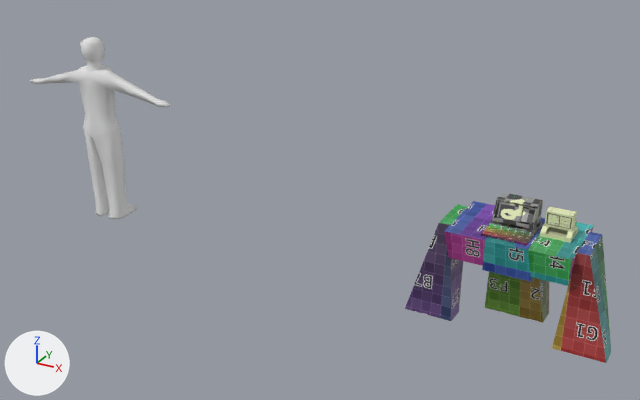
Renders of the Blender file Assets/3D_models/Props/desk_brutalist.blend from each side of a commit.
Both versions are drawn from a 50 mm lens placed at (2.33, -8.83, 5.36), pointed at (-2.55, 0.03, 0.93). The lights are fixed; the arrows at lower left show +X, +Y and +Z.
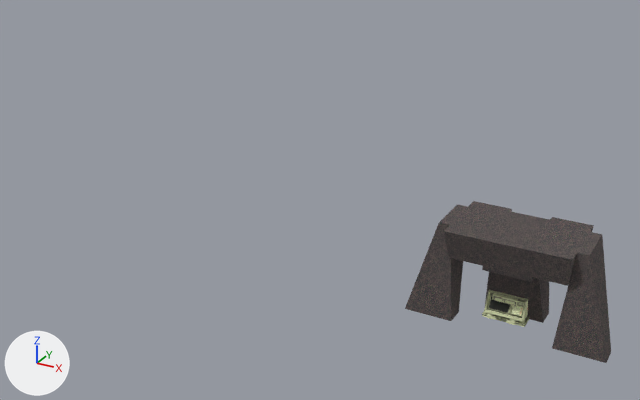
Location of each change, (x1, y1, x2, y2) in pixels of the pictures (640 x 400 px):
'Cube', recoloured, surface changed: (405, 201, 611, 363) in both
'Cylinder', deleted: before (30, 37, 171, 219)
'Cube.001', surface changed, moved: before (490, 192, 543, 235); after (482, 290, 529, 327)
'Cube.004', moved: before (540, 207, 578, 243); after (487, 293, 518, 325)
'Cube.003', moved: before (481, 223, 534, 246); after (482, 314, 525, 326)

What the commit changed:
Picture 'asphalt5_tex.png' (img_asphalt5_tex_png) is new.
Picture 'Monitor' (img_monitor) is new.
Material 'Material.001' (mat_material_001) changes its picture from img_untitled_002 to img_monitor.
In material 'Material.001' (mat_material_001), roughness goes from 0.5 to 1.0.
Material 'Material.003' (mat_material_003) is new.
Its texture is img_asphalt5_tex_png.
Its metallic is 0.118.
Its roughness is 1.0.
me_cube_001 has 48 vertices, 38 faces and spans x -1.16..1.16, y -0.53..0.4, z 0.0..1.16.
me_cube_001 is used by ob_cube; location (0.0, 0.0, 0.0).
me_cube_001 no longer uses material mat_testing_mat (picture img_untitled).
me_cube_001 part 1: texture (UV) coordinates of 38 of 38 faces, centred in x -1.0..1.0, y -0.48..0.35, z 0.0..1.16, changed; they spanned u 0.0..1.0, v 0.0..0.98 and now span u -6.22..7.22, v -6.09..7.06.
me_cube_001 now uses material mat_material_003 (picture img_asphalt5_tex_png).
me_cube_002 has 255 vertices, 249 faces and spans x -0.308..0.192, y -0.153..0.146, z -0.251..0.044.
me_cube_002 is used by ob_cube_001; location (0.0, 0.0, 1.411).
me_cube_002 part 2: the whole mesh is moved by (-0.003, 0.0, 0.251).
me_cube_004 has 56 vertices, 54 faces and spans x -0.308..0.192, y -0.252..0.02, z -0.252..-0.21.
me_cube_004 is used by ob_cube_003; parent ob_cube_001; location (0.0, -0.194, 1.411).
me_cube_004 part 3: the whole mesh is moved by (-0.003, 0.106, 0.251).
me_cube_005 has 126 vertices, 121 faces and spans x 0.253..0.583, y -0.155..0.153, z -0.251..0.02.
me_cube_005 is used by ob_cube_004; parent ob_cube_001; location (0.0, 0.0, 1.411).
me_cube_005 part 4: the whole mesh is moved by (-0.503, 0.0, 0.251).
Object 'Cylinder' (ob_cylinder) is deleted.
Object 'Cube.001' (ob_cube_001) moves from (0.0, 0.0, 1.411) to (0.0, 0.0, 0.0).
In object 'Cube.003' (ob_cube_003), matrix_parent_inverse is no longer Matrix(((1.0, 0.0, 0.0, 0.0), (0.0, 1.0, 0.0, 0.0), (0.0, 0.0, 1.0, -1.411), (0.0, 0.0, 0.0, 1.0))).
Object 'Cube.003' (ob_cube_003) moves from (0.0, -0.194, 1.411) to (0.0, 0.0, 0.0).
In object 'Cube.004' (ob_cube_004), matrix_parent_inverse is no longer Matrix(((1.0, 0.0, 0.0, 0.0), (0.0, 1.0, 0.0, 0.0), (0.0, 0.0, 1.0, -1.411), (0.0, 0.0, 0.0, 1.0))).
Object 'Cube.004' (ob_cube_004) moves from (0.0, 0.0, 1.411) to (0.0, 0.0, 0.0).
